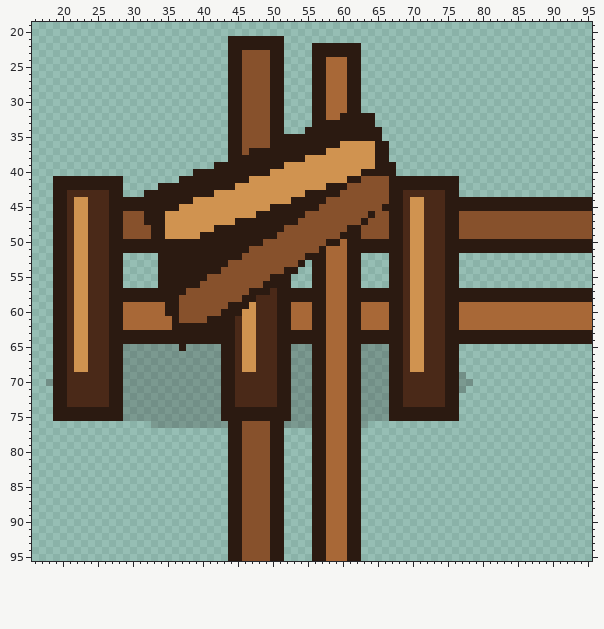
File history of a pixel-art file, assets/source/aseprite/objects/placeables_96/gate_open_corner-down-right_96.aseprite. The first picture shows the starting point.
96x96 pixels, 1 frame. Shown: x 16..95, y 19..95.
Now the later version:
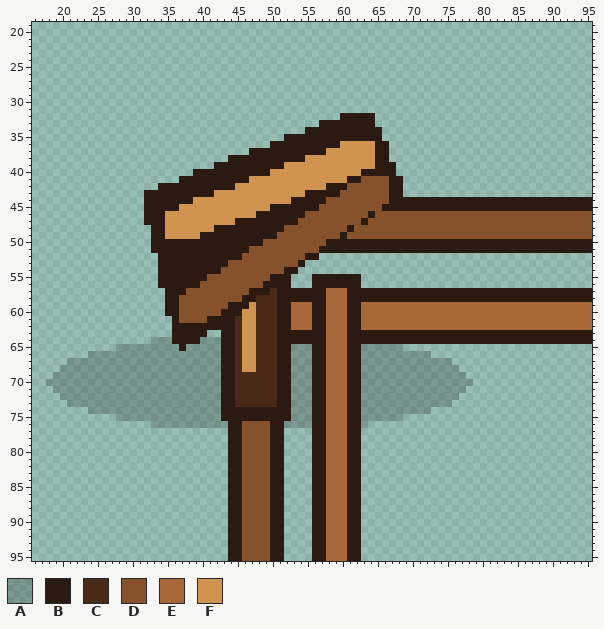
Palette (. is transparent): A #1b120d37  B #2b1a11  C #4a2918  D #87512c  E #a86837  F #d09350
Edits made:
Changed rows in their new state; - is an unchanged pixel.
first column x 44:
21 ........-----------
22 ........----.......
23 ........----.......
24 ........----.......
25 ........----.......
26 ........----.......
27 ........----.......
28 ........----.......
29 ........----.......
30 ........----.......
31 ........----.......
32 ........----....---
33 ........----.------
34 ........-----------
35 ........-----------
36 ......-------------
37 ...----------------
first column x 19:
41 ..........----------------------------------------........
42 ..........----------------------------------------........
43 ..........----------------------------------------........
44 .............-------------------------------------BBBBBB--
45 .............-------------------------------------BBBBBB--
46 .............-----------------------------------DDDDDDDDDD
47 .............-----------------------------------DDDDDDDDDD
48 ..............-----------------------------D----DDDDDDDDDD
49 ..............----------------------------DD----DDDDDDDDDD
50 ..............---------------------------B--------BBBBBB--
51 ..............-------------------------BBB--------BBBBBB--
52 ..........----------------------------......----..........
53 ..........---------------------------.......----..........
54 ..........---------------------------.......----..........
55 ..........-----------------------------BBB------..........
56 ..........-----------------------------BBB------..........
57 ................----------------------------------BBBBBB--
58 ................----------------------------------BBBBBB--
59 ................--------------------------------EEEEEEEEEE
60 ................--------------------------------EEEEEEEEEE
61 .................-------------------------------EEEEEEEEEE
62 .................-------------------------------EEEEEEEEEE
63 .................-----..--------------------------BBBBBB--
64 ..............AAA----AAA--------------------------BBBBBB--
65 .........A--------------------------------------AA........
66 .....AAAAA--------------------------------------AAAAAA....
67 ..AAAAAAAA--------------------------------------AAAAAAAAA.
68 .AAAAAAAAA--------------------------------------AAAAAAAAAA
69 AAAAAAAAAA--------------------------------------AAAAAAAAAA
70 AAAAAAAAAA--------------------------------------AAAAAAAAAA
71 AAAAAAAAAA--------------------------------------AAAAAAAAAA
72 .AAAAAAAAA--------------------------------------AAAAAAAAAA
73 ..AAAAAAAA--------------------------------------AAAAAAAAA.
74 .....AAAAA--------------------------------------AAAAAA....
75 .........A--------------------------------------AA........
Boxes around the changes in both pictures, in picture pixels (x1, y1, x2, y2):
erased: (228, 36, 284, 155)
erased: (312, 43, 361, 127)
changed: (53, 176, 172, 421)
changed: (389, 176, 459, 421)
changed: (312, 225, 361, 288)
changed: (200, 330, 221, 344)
